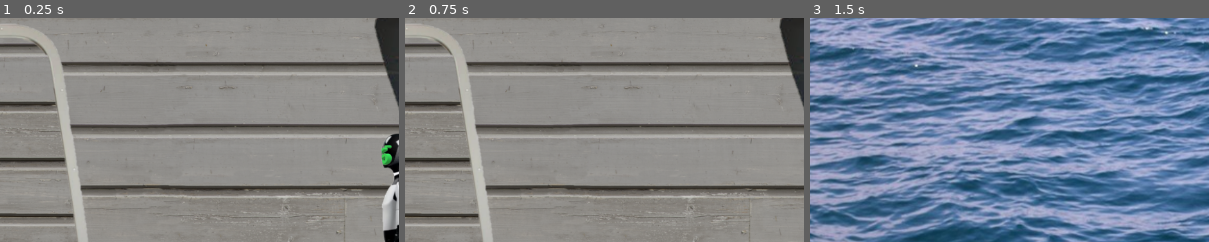
Above: before the commit, frames 1-3 (left to right).
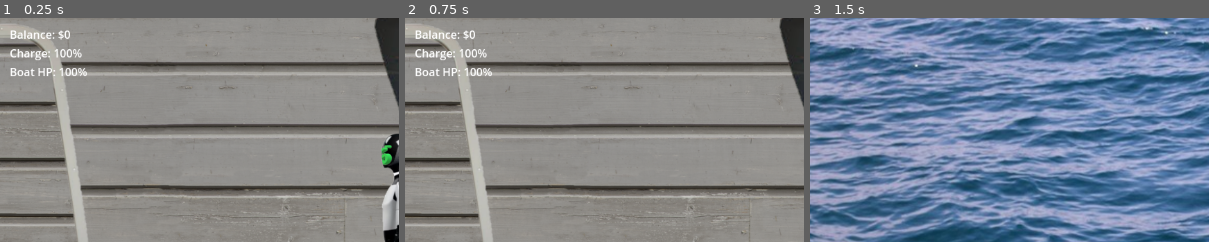
Above: after the commit, the same moments.

Repository: Camerondean34/motorboat-pension-ai
Game: Godot game, scene res://Scenes/boat_scene.tscn
The game is run twice, just before and just after one commit, with the same random seed, the same clock (stepped at 60 frames per second) and the same inputs.
Inputs:
- Up to frame 1 (0.25 s): no input
- Up to frame 2 (0.75 s): tap Enter at 0.5 s; hold D (Right) from 0.53 s (still down); hold E (Interact) from 0.53 s (still down)
- Up to frame 3 (1.5 s): release D (Right) at 1.28 s; release E (Interact) at 1.28 s; hold A (Left) from 1.28 s (still down); tap E (Interact) at 1.35 s
The pictures show only the part of the screen within x 0-50%, y 0-50%; the shares and areas given below are measured in that part.

The runs differ from the first frame. In frame 1, 1.0% of the frame differs, in the area x 2-22%, y 5-26%; in frame 2, 1.0%; in frame 3, nothing differs.

Commit message:
added hud into player scene

Diff:
--- a/Scenes/player.tscn
+++ b/Scenes/player.tscn
@@ -7,6 +7,7 @@
 [ext_resource type="Texture2D" uid="uid://dbvm7hl7cc1de" path="res://Assets/PlayerWalkRight.png" id="5_8erm5"]
 [ext_resource type="Script" uid="uid://ifus3as0rhc8" path="res://Scripts/PlayerButtonPrompt.gd" id="6_3smsa"]
 [ext_resource type="Texture2D" uid="uid://cnumqwmh7bbmb" path="res://Assets/ButtonPromptE.png" id="6_x3wgy"]
+[ext_resource type="PackedScene" uid="uid://cacqv1tutnlbs" path="res://Scenes/player_hud.tscn" id="8_8erm5"]
 
 [sub_resource type="SpriteFrames" id="SpriteFrames_vgqql"]
 animations = [{
@@ -51,8 +52,6 @@
 [node name="Player" type="CharacterBody2D"]
 script = ExtResource("1_cvnsp")
 
-[node name="Camera2D" type="Camera2D" parent="."]
-
 [node name="AnimatedSprite2D" type="AnimatedSprite2D" parent="."]
 position = Vector2(0, 50)
 scale = Vector2(0.5, 0.5)
@@ -80,3 +79,11 @@
 [node name="Timer" type="Timer" parent="ButtonPrompt"]
 wait_time = 0.5
 autostart = true
+
+[node name="Camera2D" type="Camera2D" parent="."]
+
+[node name="PlayerHUD" parent="Camera2D" instance=ExtResource("8_8erm5")]
+offset_left = -562.0
+offset_top = -312.0
+offset_right = -562.0
+offset_bottom = -312.0
Not shown: 1 places in Scenes/player.tscn that only renumber resources
